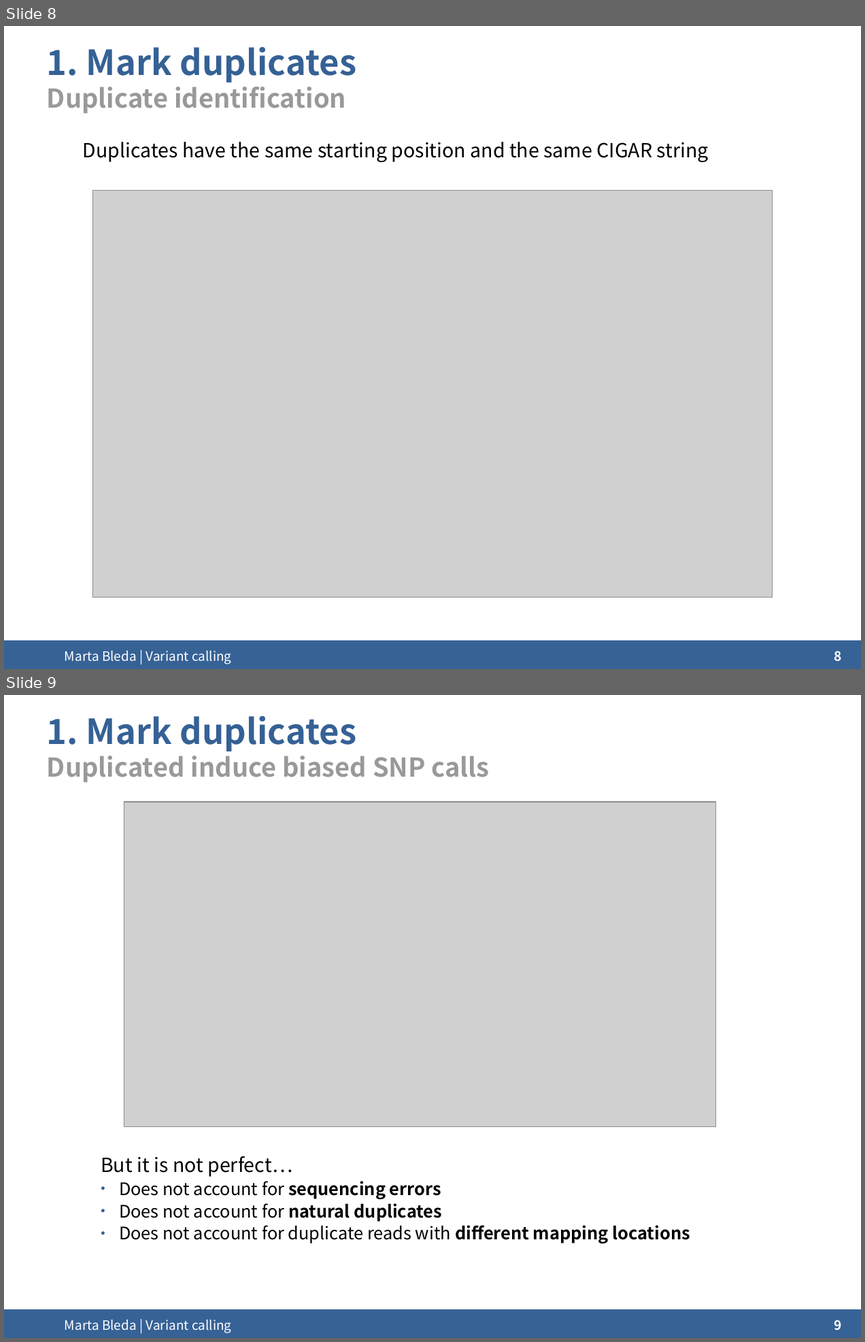
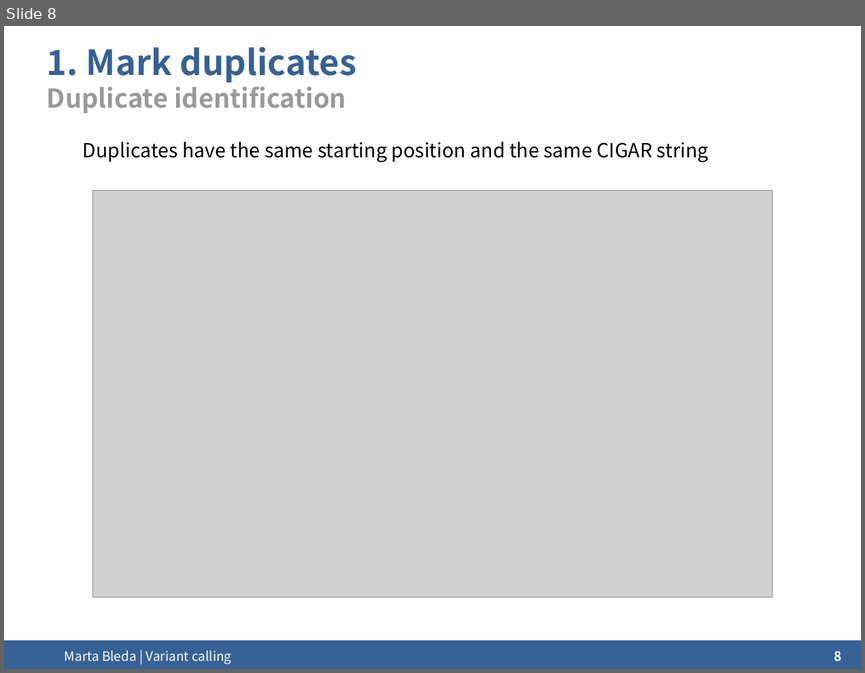
Before and after one commit to mbleda/ngscourse.github.io, a slide deck: COURSE_MATERIALS/variant_calling/slides/2014-Cambridge_variant_calling.odp. Shown one above the other, each under a label of ours: slides 8 and 9 before the commit, slide 8 after it. The pictures are 865x1342 and 865x673 pixels, drawn with LibreOffice and Linux fonts; fonts in the diff are those of the drawing; grey boxes stand for pictures; background and template pictures are left out. Boxes give left, top, right and bottom in pixels: in the first picture for what was removed or moved away, otherwise in the second. Text is boxed around its words. In the diff, an @@ line names an element or a change of style, - is before the commit and + after.

```diff
--- a/COURSE_MATERIALS/variant_calling/slides/2014-Cambridge_variant_calling.odp
+++ b/COURSE_MATERIALS/variant_calling/slides/2014-Cambridge_variant_calling.odp
@@ slide 9 removed at [4, 695, 861, 1338], background #FFFFFF; not listed: 1 template element that a slide beside it also shows @@
@@ title removed at [47, 716, 489, 782] @@
-1. Mark duplicates
-Duplicated induce biased SNP calls
@@ picture removed at [124, 802, 715, 1127] @@
@@ text removed at [101, 1156, 690, 1243] @@
-But it is not perfect…
-● Does not account for sequencing errors
-● Does not account for natural duplicates
-● Does not account for duplicate reads with different mapping locations
@@ text removed at [65, 1319, 232, 1333] @@
-Marta Bleda | Variant calling
@@ page number removed at [834, 1319, 842, 1329] @@
-9
```
Also in this commit, not shown: 6 slides changed, 2 other slides removed, 10 other files.
